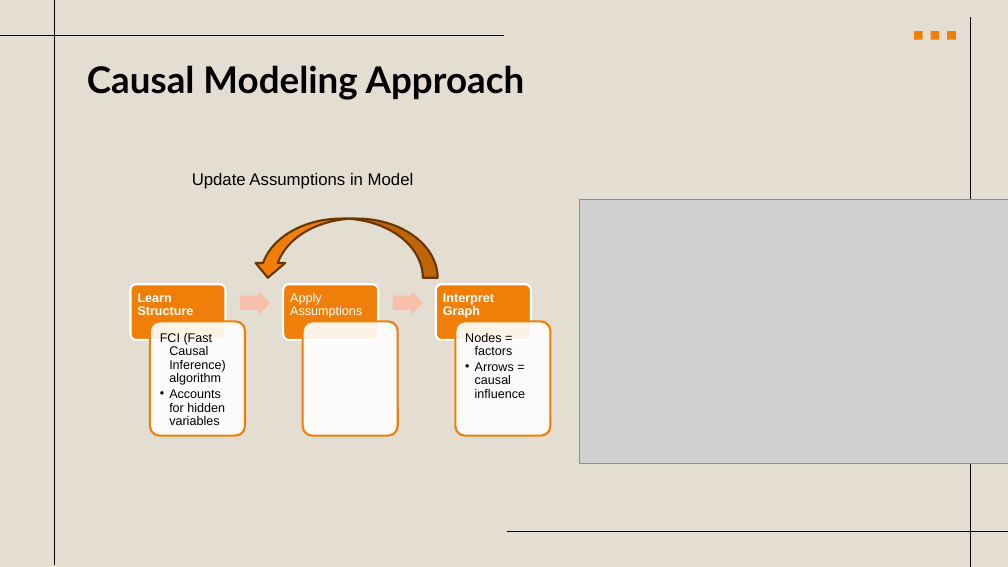
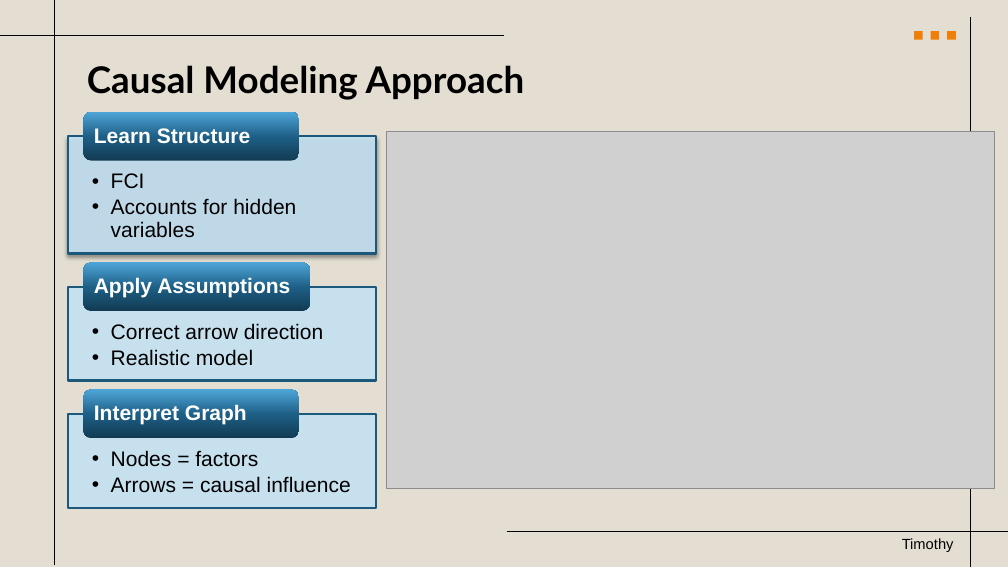
Before and after one commit to clancy-crawford/clancy-crawford.github.io, a slide deck: slide 7 of Projects/Lethal_Aviation_Accidents/MA_505_Final_Presentation.pptx. Drawn at 1008x567 pixels with LibreOffice and Linux fonts; fonts in the diff are those of the drawing; grey boxes stand for pictures. Boxes give left, top, right and bottom in pixels: in the first picture for what was removed or moved away, otherwise in the second. Text is boxed around its words. In the diff, an @@ line names an element or a change of style, - is before the commit and + after.

```diff
--- a/Projects/Lethal_Aviation_Accidents/MA_505_Final_Presentation.pptx
+++ b/Projects/Lethal_Aviation_Accidents/MA_505_Final_Presentation.pptx
@@ text "Learn Structure": place and size @@
-text "Learn Structure" at [138,293,194,315]
+text "Learn Structure" at [94,128,250,147]
@@ text "Learn Structure" at [94,128,250,147]: size 12 to 20 pt; more space between paragraphs; vertical alignment top to middle @@
@@ text "FCI": place and size @@
-text "FCI" at [160,333,226,425]
+text "FCI" at [111,173,296,238]
@@ picture: place and size @@
-picture at [579,200,1008,464]
+picture at [386,132,995,488]
@@ text at [111,173,145,188]: text changed; size 12 to 20 pt @@
-  FCI (Fast Causal Inference) algorithm
+  • FCI
@@ text removed at [192,173,414,189] @@
-Update Assumptions in Model
@@ text at [111,198,296,238]: size 12 to 20 pt in "Accounts for hidden variables"; indent changed; more space between paragraphs @@
@@ curved down arrow removed at [253,219,438,278] @@
@@ text "Apply Assumptions": place and size @@
-text "Apply Assumptions" at [290,293,362,318]
+text "Apply Assumptions" at [94,277,290,298]
@@ text "Apply Assumptions" at [94,277,290,298]: size 12 to 20 pt, bold on; more space between paragraphs; vertical alignment top to middle @@
@@ group removed at [131,284,551,436]: 6 rounded rectangles, 2 right arrows @@
@@ group added at [68,112,377,508]: 3 rectangles, 3 rounded rectangles, 1 text @@
+  • Correct arrow direction
+  • Realistic model
@@ text "Nodes = factors": place and size @@
-text "Nodes = factors" at [465,333,525,398]
+text "Nodes = factors" at [111,450,351,493]
@@ text "Nodes = factors" at [111,450,351,493]: size 12 to 20 pt; bullet none to •; more space between paragraphs; indent changed @@
@@ text "Interpret Graph" at [94,404,247,425]: size 12 to 20 pt; more space between paragraphs; vertical alignment top to middle @@
@@ text "Interpret Graph": place and size @@
-text "Interpret Graph" at [443,293,494,318]
+text "Interpret Graph" at [94,404,247,425]
@@ text added at [902,538,954,552], 14 pt, text #000000 @@
+Timothy
```
Also in this commit, not shown: 9 other slides changed, 5 slides added, 4 slides removed, 1 other file.
